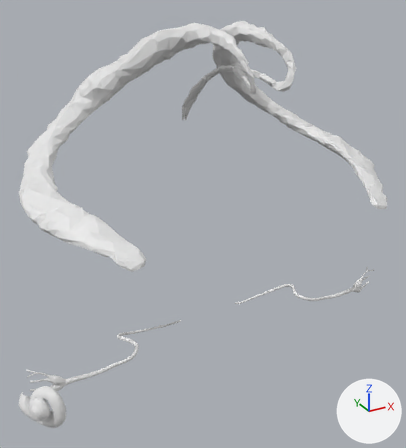
An edit to the glTF model public/atlas/models/meshes2-sense.glb, drawn before and after from the same camera.
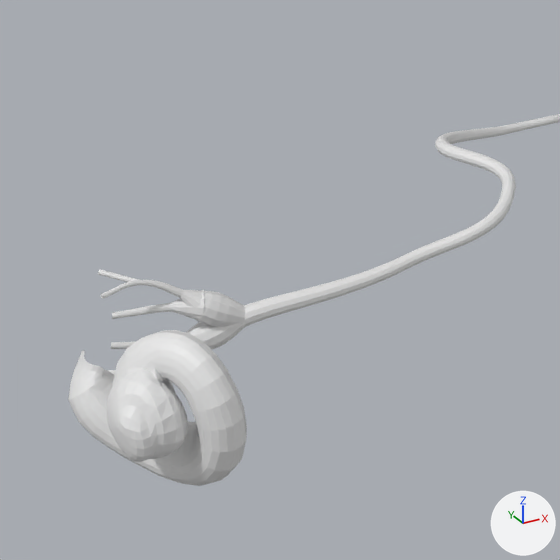
The first picture shows the older version from a 50 mm camera at (-0.0519, -0.0802, 1.6471) aimed at (-0.0031, 0.0086, 1.6027). The close-ups show the older and then the newer version on the part from 0% to 37% of the width and 66% to 100% of the height of that picture. Only the edits that show in the close-ups are written down. Lighting does not change. The marker at lower right points along +X, +Y and +Z.

In view in the first close-up: '6307|Vestibulocochlear nerve (VIII) (right)', '6308|Vestibular nerve (right)', '6964|Cochlea (right)'.
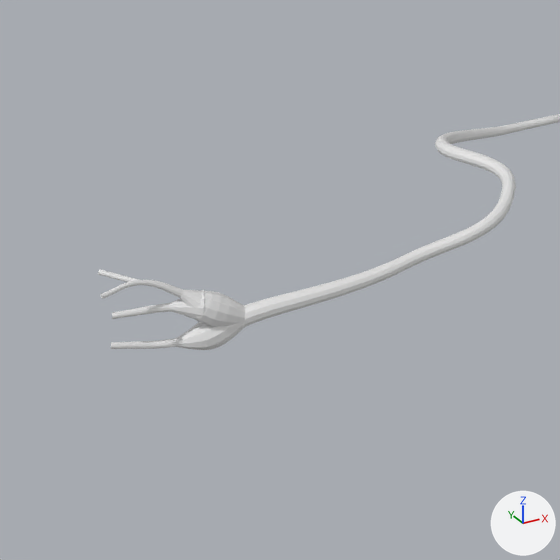
Where the newer file only moved an object's origin or applied its transform, the numbers keep the older frame.

Changed parts and their boxes (x1, y1, x2, y2) in the close-ups (560 x 560 px):
'6964|Cochlea (right)', deleted: before (68, 330, 247, 486)

Diff of the bpy script that builds the scene:
```diff
--- a/public/atlas/models/meshes2-sense.glb.py
+++ b/public/atlas/models/meshes2-sense.glb.py
@@ ob_6964_cochlea__right @@
-ob_6964_cochlea__right = bpy.data.objects.new('6964|Cochlea (right)', me_m)
-ob_6964_cochlea__right.location = (0.0, 0.0, 0.0)
```
